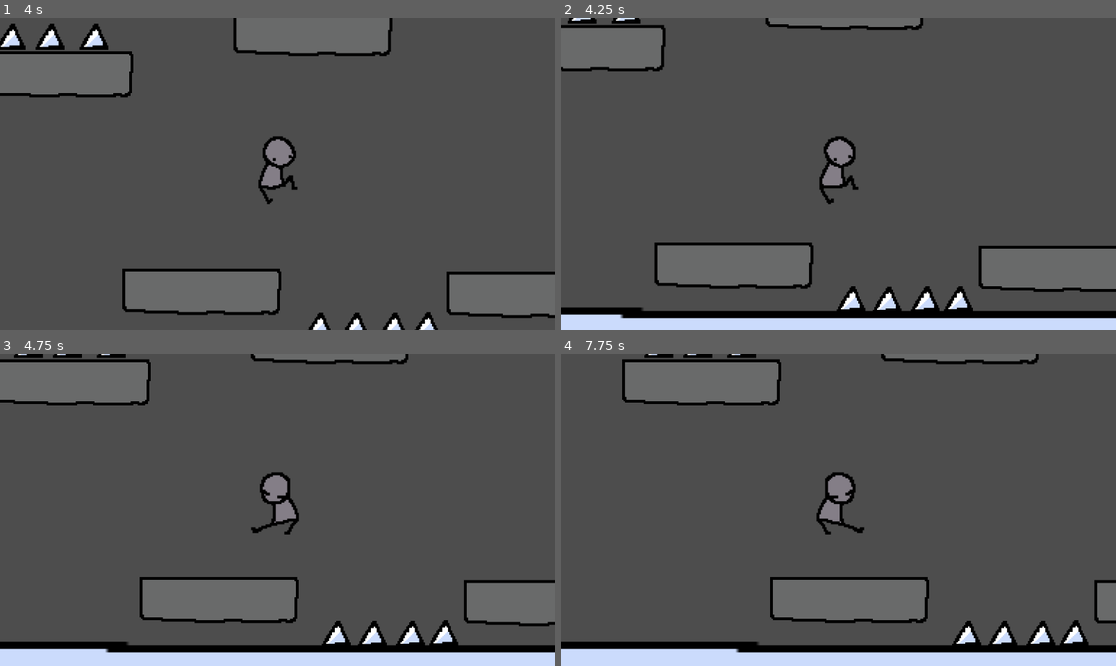
Above: before the commit, frames 1-4 (two rows, left to right).
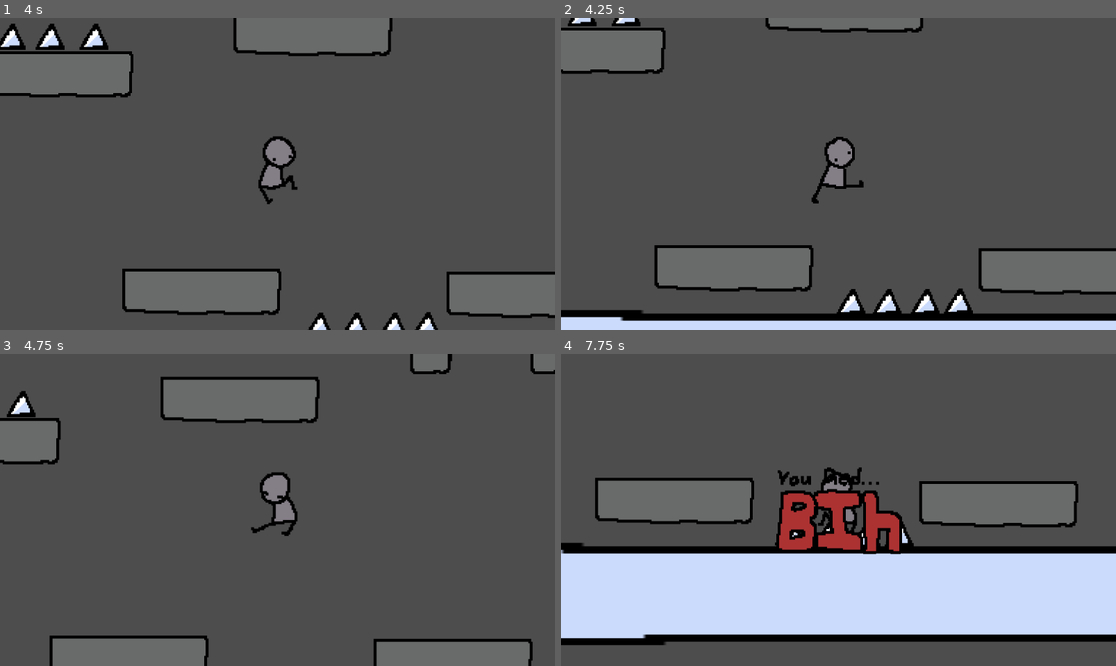
Above: after the commit, the same moments.

Repository: Helia8/platform
Game: Godot game, scene res://scenes/Level/Level1.tscn
The game is run twice, just before and just after one commit, with the same random seed, the same clock (stepped at 60 frames per second) and the same inputs.
Inputs:
- Up to frame 1 (4 s): tap Enter (ui_accept) at 0.5, 0.6, 0.77, 1.07, 1.35, 1.52, 1.82, 2.1, 2.85, 3.02, 3.32, 3.6, 3.77 s; hold Right (ui_right) 0.53-2.03 s; hold Left (ui_left) 2.03-2.78 s; hold Right (ui_right) from 2.78 s (still down)
- Up to frame 2 (4.25 s): keep holding Right (ui_right); tap Enter (ui_accept) at 4.07 s
- Up to frame 3 (4.75 s): release Right (ui_right) at 4.28 s; hold Left (ui_left) from 4.28 s (still down); tap Enter (ui_accept) at 4.35, 4.52 s
- Up to frame 4 (7.75 s): tap Enter (ui_accept) at 4.82, 5.1, 5.85, 6.02, 6.32, 6.6, 6.77, 7.07, 7.35, 7.52 s; release Left (ui_left) at 5.03 s; hold Right (ui_right) 5.03-5.78 s; hold Left (ui_left) 5.78-7.28 s; hold Right (ui_right) from 7.28 s (still down)

Frame 1 is identical in both runs. In frame 2, 6.1% of the frame differs, in the area x 0-100%, y 0-98%; in frame 3, 27%; in frame 4, 55%, in the area x 0-100%, y 0-100%.

Commit message:
feat: moving platform

Diff:
--- a/scenes/Level/Level1.tscn
+++ b/scenes/Level/Level1.tscn
@@ -8,9 +8,30 @@
 [ext_resource type="PackedScene" uid="uid://dillxlklk13ia" path="res://scenes/Ennemies/BasicEnnemy.tscn" id="6_7s6sr"]
 [ext_resource type="PackedScene" uid="uid://bfg8snu3sq651" path="res://scenes/Platforms/BasicPlatform.tscn" id="7_4esi6"]
 [ext_resource type="PackedScene" uid="uid://lgtdme4tg6sh" path="res://scenes/Platforms/SquarePlatform.tscn" id="8_s5y6n"]
+[ext_resource type="Script" uid="uid://dwvxqjs5w3a1u" path="res://src/Platforms/moving_platform_with_trigger.gd" id="9_rsq5u"]
 
 [sub_resource type="RectangleShape2D" id="RectangleShape2D_p0hel"]
 size = Vector2(8234, 354)
+
+[sub_resource type="Curve2D" id="Curve2D_rsq5u"]
+resource_local_to_scene = true
+_data = {
+"points": PackedVector2Array(-30.298122, 10.912084, 30.298122, -10.912084, 253.4851, 7.0905304, -268.98077, 0, 268.98077, 0, 670.22217, 3.6666718, -194.7539, 80.466606, 194.7539, -80.466606, 1544.8889, -20.333332, 0, 0, 0, 0, 1973.3333, -99.333336)
+}
+point_count = 4
+
+[sub_resource type="RectangleShape2D" id="RectangleShape2D_en3ub"]
+size = Vector2(389, 102)
+
+[sub_resource type="RectangleShape2D" id="RectangleShape2D_6hnjv"]
+size = Vector2(366, 8.771591)
+
+[sub_resource type="Curve2D" id="Curve2D_a7ub4"]
+resource_local_to_scene = true
+_data = {
+"points": PackedVector2Array(-30.298122, 10.912084, 30.298122, -10.912084, 253.4851, 7.0905304, -268.98077, 0, 268.98077, 0, 670.22217, 3.6666718, -194.7539, 80.466606, 194.7539, -80.466606, 1303.1108, -64, 0, 0, 0, 0, 1954.6665, 219.00002)
+}
+point_count = 4
 
 [node name="Level1" type="Node2D" unique_id=2030989425]
 
@@ -149,7 +170,7 @@
 position = Vector2(2528, -768)
 
 [node name="SquarePlatform13" parent="." unique_id=1893710171 instance=ExtResource("8_s5y6n")]
-position = Vector2(2944, -768)
+position = Vector2(3124, -789)
 
 [node name="SquarePlatform14" parent="." unique_id=111290903 instance=ExtResource("8_s5y6n")]
 position = Vector2(2361, 337)
@@ -162,3 +183,77 @@
 
 [node name="BasicPlatform9" parent="." unique_id=1528517135 instance=ExtResource("7_4esi6")]
 position = Vector2(3602, 12)
+
+[node name="BasicPlatform10" parent="." unique_id=1686541704 instance=ExtResource("7_4esi6")]
+position = Vector2(6488, -772)
+
+[node name="MovingPlatform" type="Node2D" parent="." unique_id=633624828]
+position = Vector2(775, 90)
+script = ExtResource("9_rsq5u")
+speed = 2.0
+idle_time_midpath = 10.0
+
+[node name="PlatformPath" type="Path2D" parent="MovingPlatform" unique_id=1409864760]
+scale = Vector2(1.125, 3)
+curve = SubResource("Curve2D_rsq5u")
+
+[node name="PlatformPathFollow" type="PathFollow2D" parent="MovingPlatform/PlatformPath" unique_id=1845010379]
+position = Vector2(253.4851, 7.0905304)
+rotation = -0.3456946
+rotates = false
+
+[node name="RemoteTransform2D" type="RemoteTransform2D" parent="MovingPlatform/PlatformPath/PlatformPathFollow" unique_id=167867027]
+remote_path = NodePath("../../../PlatformBody")
+update_rotation = false
+update_scale = false
+
+[node name="PlatformBody" type="AnimatableBody2D" parent="MovingPlatform" unique_id=748276631]
+position = Vector2(285.17078, 21.271591)
+
+[node name="PlatformCollision" type="CollisionShape2D" parent="MovingPlatform/PlatformBody" unique_id=1245673624]
+position = Vector2(195, 51)
+shape = SubResource("RectangleShape2D_en3ub")
+
+[node name="TriggerArea" type="Area2D" parent="MovingPlatform/PlatformBody" unique_id=1117030317]
+
+[node name="TriggerCollision" type="CollisionShape2D" parent="MovingPlatform/PlatformBody/TriggerArea" unique_id=248386789]
+position = Vector2(190, -3.8857956)
+shape = SubResource("RectangleShape2D_6hnjv")
+
+[node name="MovingPlatform2" type="Node2D" parent="." unique_id=964675048]
+position = Vector2(3096, -248)
+script = ExtResource("9_rsq5u")
+speed = 1.0
+idle_time_midpath = 0.5
+
+[node name="PlatformPath" type="Path2D" parent="MovingPlatform2" unique_id=1154119806]
+scale = Vector2(1.125, 3)
+curve = SubResource("Curve2D_a7ub4")
+
+[node name="PlatformPathFollow" type="PathFollow2D" parent="MovingPlatform2/PlatformPath" unique_id=1978502249]
+position = Vector2(253.4851, 7.0905304)
+rotation = -0.3456946
+rotates = false
+
+[node name="RemoteTransform2D" type="RemoteTransform2D" parent="MovingPlatform2/PlatformPath/PlatformPathFollow" unique_id=1431394261]
+remote_path = NodePath("../../../PlatformBody")
+update_rotation = false
+update_scale = false
+
+[node name="PlatformBody" type="AnimatableBody2D" parent="MovingPlatform2" unique_id=1414549814]
+position = Vector2(285.17065, 21.271591)
+
+[node name="PlatformCollision" type="CollisionShape2D" parent="MovingPlatform2/PlatformBody" unique_id=1339444133]
+position = Vector2(195, 51)
+shape = SubResource("RectangleShape2D_en3ub")
+
+[node name="TriggerArea" type="Area2D" parent="MovingPlatform2/PlatformBody" unique_id=185581022]
+
+[node name="TriggerCollision" type="CollisionShape2D" parent="MovingPlatform2/PlatformBody/TriggerArea" unique_id=957223010]
+position = Vector2(190, -3.8857956)
+shape = SubResource("RectangleShape2D_6hnjv")
+
+[connection signal="body_entered" from="MovingPlatform/PlatformBody/TriggerArea" to="MovingPlatform" method="_on_trigger_area_body_entered"]
+[connection signal="body_exited" from="MovingPlatform/PlatformBody/TriggerArea" to="MovingPlatform" method="_on_trigger_area_body_exited"]
+[connection signal="body_entered" from="MovingPlatform2/PlatformBody/TriggerArea" to="MovingPlatform2" method="_on_trigger_area_body_entered"]
+[connection signal="body_exited" from="MovingPlatform2/PlatformBody/TriggerArea" to="MovingPlatform2" method="_on_trigger_area_body_exited"]
--- /dev/null
+++ b/scenes/Platforms/MovingPlatformWithTrigger.tscn
@@ -0,0 +1,49 @@
+[gd_scene format=3 uid="uid://cymfehvegx6fg"]
+
+[ext_resource type="Script" uid="uid://dwvxqjs5w3a1u" path="res://src/Platforms/moving_platform_with_trigger.gd" id="1_qckev"]
+
+[sub_resource type="Curve2D" id="Curve2D_en3ub"]
+resource_local_to_scene = true
+_data = {
+"points": PackedVector2Array(-30.298122, 10.912084, 30.298122, -10.912084, 253.4851, 7.0905304, -268.98077, 0, 268.98077, 0, 670.22217, 3.6666718, -194.7539, 80.466606, 194.7539, -80.466606, 1303.1108, -64, 0, 0, 0, 0, 1577.7778, -212.33334)
+}
+point_count = 4
+
+[sub_resource type="RectangleShape2D" id="RectangleShape2D_en3ub"]
+size = Vector2(389, 102)
+
+[sub_resource type="RectangleShape2D" id="RectangleShape2D_6hnjv"]
+size = Vector2(366, 8.771591)
+
+[node name="MovingPlatformWithTrigger" type="Node2D" unique_id=633624828]
+script = ExtResource("1_qckev")
+
+[node name="PlatformPath" type="Path2D" parent="." unique_id=1409864760]
+scale = Vector2(1.125, 3)
+curve = SubResource("Curve2D_en3ub")
+
+[node name="PlatformPathFollow" type="PathFollow2D" parent="PlatformPath" unique_id=1845010379]
+position = Vector2(253.4851, 7.0905304)
+rotation = -0.3456946
+rotates = false
+
+[node name="RemoteTransform2D" type="RemoteTransform2D" parent="PlatformPath/PlatformPathFollow" unique_id=167867027]
+remote_path = NodePath("../../../PlatformBody")
+update_rotation = false
+update_scale = false
+
+[node name="PlatformBody" type="AnimatableBody2D" parent="." unique_id=748276631]
+position = Vector2(285.17075, 21.271591)
+
+[node name="PlatformCollision" type="CollisionShape2D" parent="PlatformBody" unique_id=1245673624]
+position = Vector2(195, 51)
+shape = SubResource("RectangleShape2D_en3ub")
+
+[node name="TriggerArea" type="Area2D" parent="PlatformBody" unique_id=1117030317]
+
+[node name="TriggerCollision" type="CollisionShape2D" parent="PlatformBody/TriggerArea" unique_id=248386789]
+position = Vector2(190, -3.8857956)
+shape = SubResource("RectangleShape2D_6hnjv")
+
+[connection signal="body_entered" from="PlatformBody/TriggerArea" to="." method="_on_trigger_area_body_entered"]
+[connection signal="body_exited" from="PlatformBody/TriggerArea" to="." method="_on_trigger_area_body_exited"]
--- /dev/null
+++ b/src/Platforms/moving_platform_with_trigger.gd
@@ -0,0 +1,52 @@
+extends Node2D
+
+@onready var path: Path2D = $PlatformPath
+@onready var pathFollow: PathFollow2D = $PlatformPath/PlatformPathFollow
+@export var speed: float = 500
+
+@export var idle_time_midpath: float = 5.0
+var moving: bool = false
+var go_back: bool = false
+var time_since_left: float = 0
+var player_left = false
+func _process(delta: float):
+	time_since_left += delta
+	if (player_left && time_since_left > idle_time_midpath && not go_back):
+		print("go back")
+		go_back = true
+		pass
+	pass
+
+func _physics_process(delta: float) -> void:
+	if (moving):
+		if (player_left and not go_back):
+			return
+		var direction = 1 if not go_back else -1
+		var old_rota = pathFollow.rotation
+		var res = speed / 100 * direction
+		if pathFollow.progress_ratio + res > 1:
+			pathFollow.progress_ratio = 1
+		elif pathFollow.progress_ratio + res < 0 :
+			pathFollow.progress_ratio = 0
+		else :
+			pathFollow.progress_ratio += res
+
+		pathFollow.rotation = old_rota
+	pass
+
+func _on_trigger_area_body_entered(body: Node2D) -> void:
+	print("dosd")
+	if (body.is_in_group("player")):
+		print("moving")
+		go_back = false
+		player_left = false
+		moving = true
+	pass # Replace with function body.
+
+
+func _on_trigger_area_body_exited(body: Node2D) -> void:
+	if (body.is_in_group("player")):
+		print("player left")
+		player_left = true
+		time_since_left = 0
+	pass # Replace with function body.
--- a/src/player.gd
+++ b/src/player.gd
@@ -8,6 +8,7 @@
 @onready var anim: AnimatedSprite2D = $PlayerAnim
 @onready var playerSprite: Sprite2D = $Player
 var running = true
+var platVel: Vector2 = Vector2.ZERO
 func _physics_process(delta: float) -> void:
 	if not running:
 		return
@@ -16,15 +17,17 @@
 
 	if Input.is_action_just_pressed("ui_accept") and is_on_floor():
 		velocity.y = JUMP_VELOCITY
+		velocity.x = platVel.x
 
 	var direction := Input.get_axis("ui_left", "ui_right")
 	if direction:
 		velocity.x = direction * SPEED
 		anim.flip_h = direction > 0
-	else:
+	elif is_on_floor():
 		velocity.x = move_toward(velocity.x, 0, SPEED)
 
 	move_and_slide()
+	platVel = get_platform_velocity()
 	_update_animation()
 
 func _update_animation() -> void:
Not shown, added: src/Platforms/moving_platform_with_trigger.gd.uid
